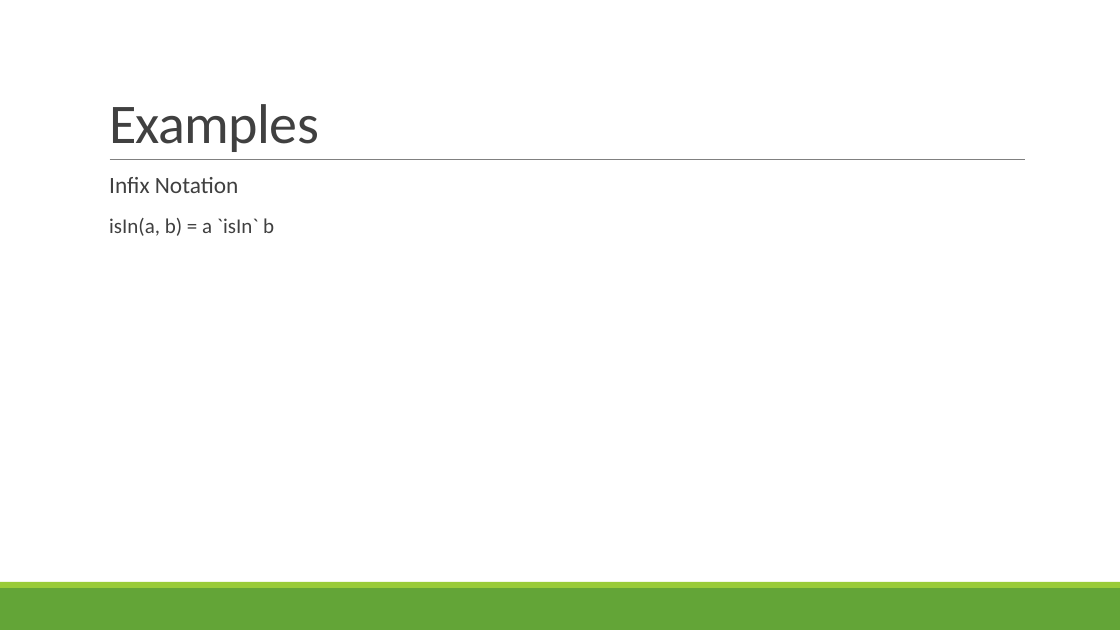
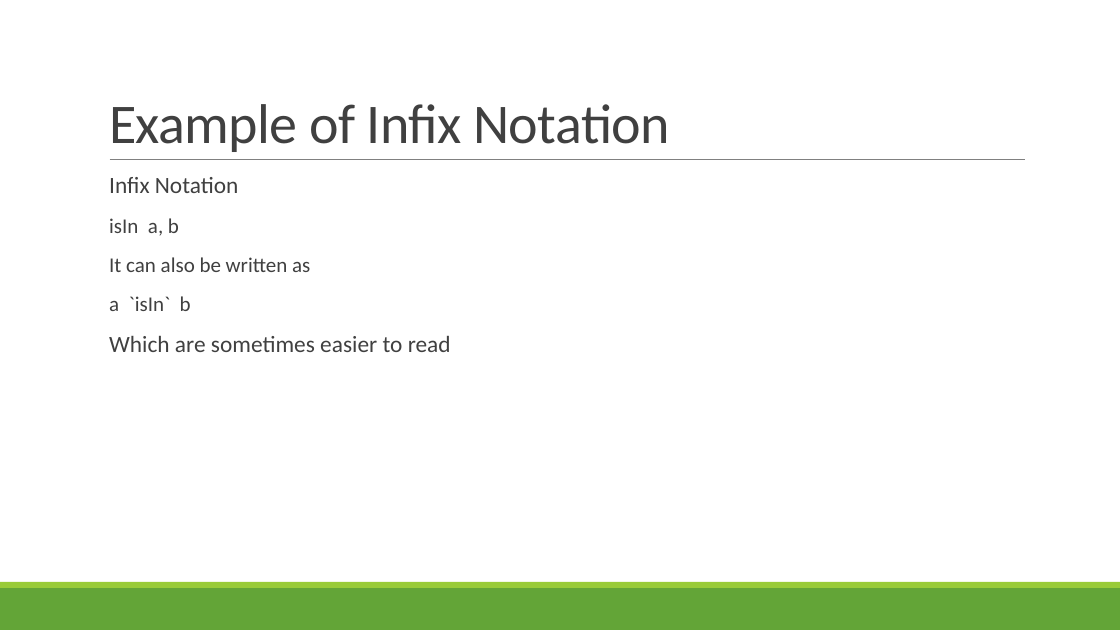
Before and after one commit to flo100500/p-, a slide deck: slide 8 of P++.pptx. Drawn at 1120x630 pixels with LibreOffice and Linux fonts; fonts in the diff are those of the drawing. Boxes give left, top, right and bottom in pixels: in the first picture for what was removed or moved away, otherwise in the second. Text is boxed around its words. In the diff, an @@ line names an element or a change of style, - is before the commit and + after.

```diff
--- a/P++.pptx
+++ b/P++.pptx
@@ title at (109, 104, 669, 152): text changed @@
-Examples
+Example of Infix Notation
@@ text at (109, 218, 451, 352): text changed @@
-  isIn(a, b) = a `isIn` b
+  isIn a, b
+  It can also be written as
+  a `isIn` b
+  Which are sometimes easier to read
```
Also in this commit, not shown: 4 other slides changed.
